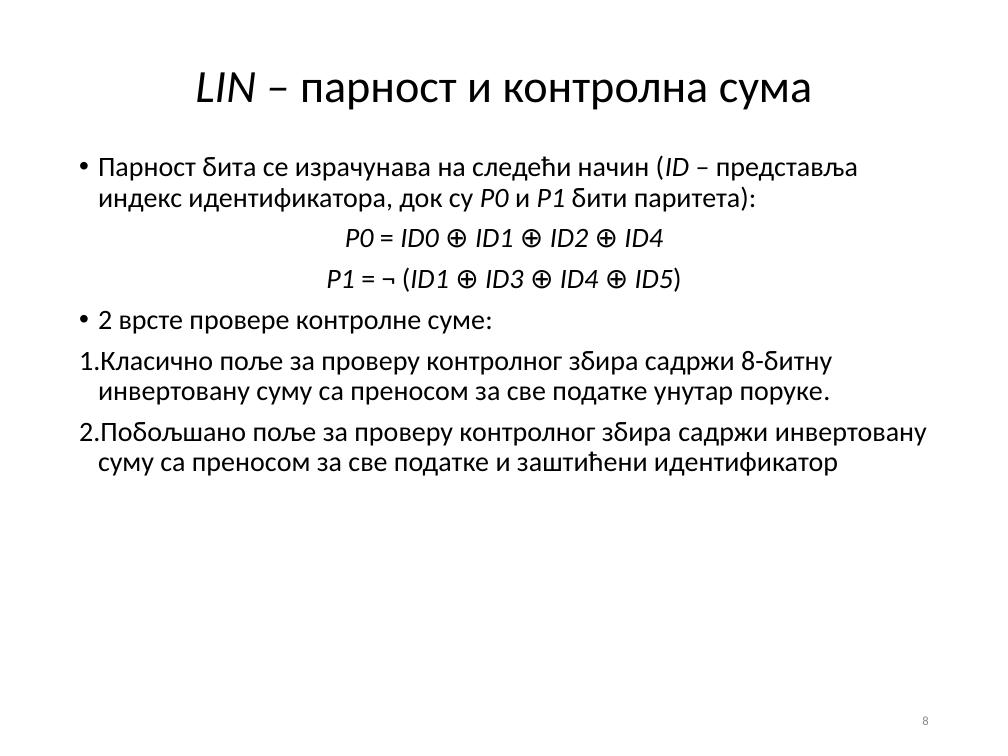
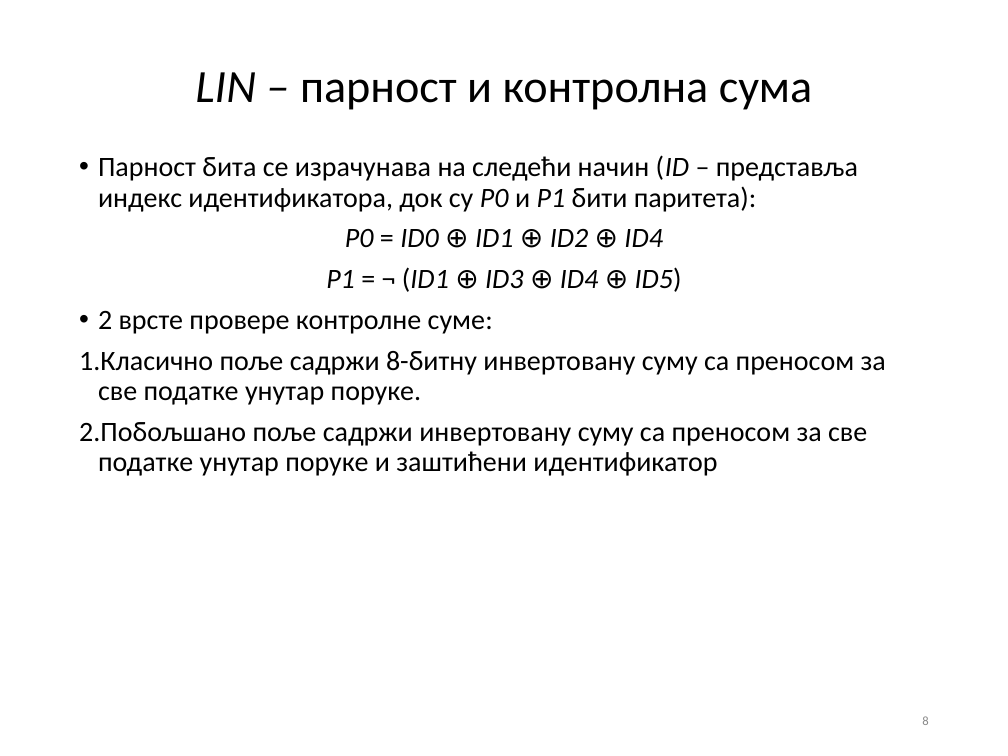
Before and after one commit to fjasic/bsc, a slide deck: slide 8 of documentation/Filip_Jasic_RA46-2014-prezentacija.ppt. Drawn at 1008x756 pixels with LibreOffice and Linux fonts; fonts in the diff are those of the drawing; background and template pictures are left out. Boxes give left, top, right and bottom in pixels: in the first picture for what was removed or moved away, otherwise in the second. Text is boxed around its words. In the diff, an @@ line names an element or a change of style, - is before the commit and + after.

```diff
--- a/documentation/Filip_Jasic_RA46-2014-prezentacija.ppt
+++ b/documentation/Filip_Jasic_RA46-2014-prezentacija.ppt
@@ text at [79,351,886,476]: text changed @@
-1. Класично поље за проверу контролног збира садржи 8-битну инвертовану суму са преносом за све податке унутар поруке.
-2. Побољшано поље за проверу контролног збира садржи инвертовану суму са преносом за све податке и заштићени идентификатор
+1. Класично поље садржи 8-битну инвертовану суму са преносом за све податке унутар поруке.
+2. Побољшано поље садржи инвертовану суму са преносом за све податке унутар поруке и заштићени идентификатор
```
Also in this commit, not shown: 3 other slides changed.
